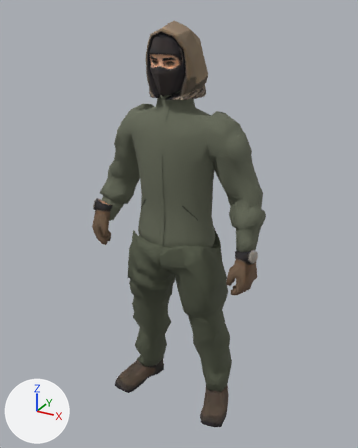
Renders of the glTF model assets/models/operators/recon-modular.glb from each side of a commit.
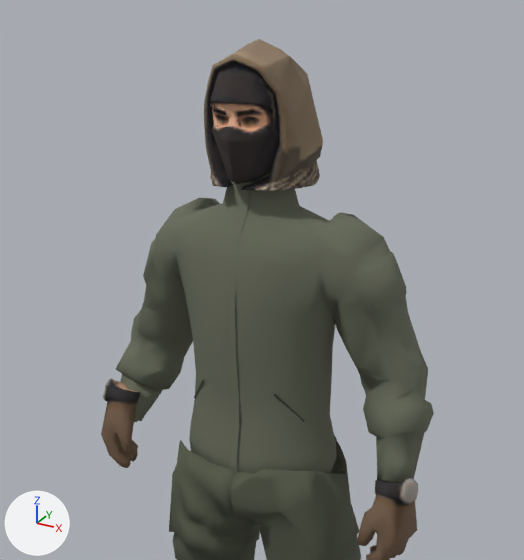
Each version appears first whole from a 50 mm lens placed at (1.017, -1.819, 1.902), pointed at (0.001, 0.028, 0.978), and next in a close-up on the part from 11% to 87% of the width and 0% to 65% of the height. Arrows for +X, +Y and +Z are at lower left; the lights stay in place. The last two pictures show the newer version. Vertices at exactly the same position are counted once.

In view in the first close-up: 'SK_CM_Cuff_R', 'SK_CM_Glove_L', 'SK_CM_Glove_R', 'SK_CM_Hood', 'SK_CM_Jacket', 'SK_CM_Neck', 'SK_CM_Placket', 'SK_CM_Trousers_L', 'SK_CM_Trousers_R' and 2 more.
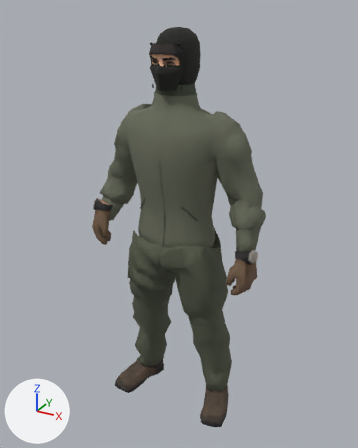
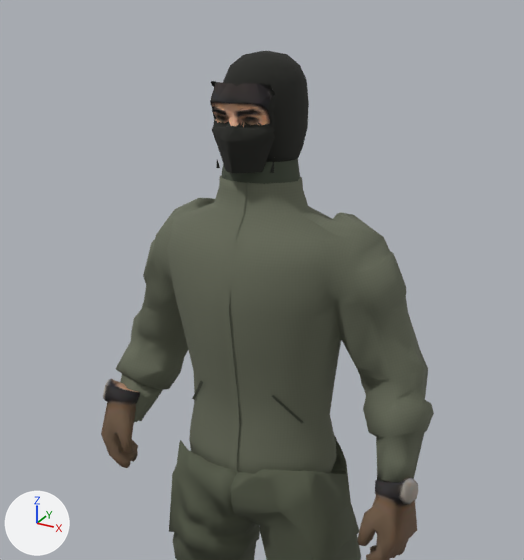
Diff of the bpy script that builds the scene:
```diff
--- a/assets/models/operators/recon-modular.glb.py
+++ b/assets/models/operators/recon-modular.glb.py
@@ img_m_cm_headcover_albedo @@
+img_m_cm_headcover_albedo = load_image('M_CM_HeadCover_Albedo', '_unpacked/M_CM_HeadCover_Albedo', 256, 256, 'sRGB')
@@ mat_m_cm_headcover @@
+mat_m_cm_headcover = principled_material('M_CM_HeadCover')
+mat_m_cm_headcover.texture = img_m_cm_headcover_albedo
+mat_m_cm_headcover.roughness = 0.92
@@ me_sk_cm_jacket @@
 # used by ob_sk_cm_jacket; location = (0.0, 0.0, 0.0)
-me_sk_cm_jacket.from_pydata(...)  # 652 vertices, 1300 faces; spans x -0.407..0.403, y -0.132..0.138, z 0.909..1.576
+me_sk_cm_jacket.from_pydata(...)  # 652 vertices, 1300 faces; spans x -0.407..0.403, y -0.154..0.156, z 0.909..1.576
+# me_sk_cm_jacket part 1: 104 vertices moved from x -0.324..0.211, y -0.13..0.132, z 0.909..1.555 to x -0.325..0.209, y -0.154..0.156, z 0.911..1.575; 183 vertices removed from x -0.257..0.231, y -0.126..0.137, z 0.909..1.576; 182 vertices added at x -0.258..0.232, y -0.136..0.137, z 0.909..1.576
+# other edits to the shape of me_sk_cm_jacket do not show in these pictures
 me_sk_cm_jacket.materials.append(mat_m_cm_jacket)
@@ me_sk_cm_neck @@
 # used by ob_sk_cm_neck; location = (0.0, 0.0, 0.0)
-me_sk_cm_neck.from_pydata(...)  # 36 vertices, 68 faces; spans x -0.073..0.073, y -0.061..0.061, z 1.5..1.615
+me_sk_cm_neck.from_pydata(...)  # 36 vertices, 68 faces; spans x -0.09..0.09, y -0.075..0.075, z 1.5..1.615
+# me_sk_cm_neck part 2: the whole mesh is rebuilt
 me_sk_cm_neck.materials.append(mat_m_cm_neck)
@@ me_sk_cm_placket @@
 # used by ob_sk_cm_placket; location = (0.0, 0.0, 0.0)
-me_sk_cm_placket.from_pydata(...)  # 22 vertices, 20 faces; spans x -0.01..0.01, y -0.133..-0.066, z 0.935..1.576
+me_sk_cm_placket.from_pydata(...)  # 22 vertices, 20 faces; spans x -0.01..0.01, y -0.156..-0.08, z 0.935..1.576
+# me_sk_cm_placket part 3: 16 of 22 vertices moved; they spanned x -0.01..0.01, y -0.132..-0.066, z 1.115..1.576 and now span x -0.01..0.01, y -0.156..-0.08, z 1.115..1.576; mean shift (0.0, -0.015, 0.0); largest move (0.01, -0.123, 1.415) -> (0.01, -0.148, 1.415)
+# other edits to the shape of me_sk_cm_placket do not show in these pictures
 me_sk_cm_placket.materials.append(mat_m_cm_jacket)
@@ me_sk_cm_head @@
+me_sk_cm_head.from_pydata(...)  # 216 vertices, 428 faces; spans x -0.087..0.087, y -0.086..0.126, z 1.577..1.827
+me_sk_cm_head.materials.append(mat_m_cm_headcover)  # picture img_m_cm_headcover_albedo
@@ me_sk_cm_face @@
+me_sk_cm_face.from_pydata(...)  # 552 vertices, 933 faces; spans x -0.069..0.069, y -0.131..-0.064, z 1.599..1.772
+# faces by material slot: [452, 481]
+me_sk_cm_face.materials.append(mat_m_gr_face)  # picture img_generated_recon_albedo
+me_sk_cm_face.materials.append(mat_m_cm_headcover)  # picture img_m_cm_headcover_albedo
@@ ob_sk_cm_hood @@
-ob_sk_cm_hood = bpy.data.objects.new('SK_CM_Hood', me_sk_cm_hood)
-ob_sk_cm_hood.location = (0.0, 0.0, 0.0)
@@ ob_sk_cm_head @@
+ob_sk_cm_head = bpy.data.objects.new('SK_CM_Head', me_sk_cm_head)
+ob_sk_cm_head.location = (0.0, 0.0, 0.0)
@@ ob_sk_cm_face @@
+ob_sk_cm_face = bpy.data.objects.new('SK_CM_Face', me_sk_cm_face)
+ob_sk_cm_face.location = (0.0, 0.0, 0.0)
```

What differs and where, as boxes (x1, y1, x2, y2) in the close-ups (524 x 560 px; the box of a moved part takes in the faces that stretch with it):
'SK_CM_Jacket', reshaped
    before: (116, 181, 434, 483)
    after: (116, 175, 434, 483)
'SK_CM_Hood', deleted
    before: (204, 39, 323, 191)
    faces in mat_m_gr_face (picture img_generated_recon_albedo): (206, 72, 290, 191)
    faces in mat_m_gr_hood (picture img_generated_recon_albedo): (204, 39, 323, 190)
'SK_CM_Face', added
    after: (210, 81, 275, 173)
    faces in mat_m_cm_headcover (picture img_m_cm_headcover_albedo): (210, 81, 275, 173)
    faces in mat_m_gr_face (picture img_generated_recon_albedo): (210, 82, 271, 127)
'SK_CM_Head', added
    after: (223, 51, 309, 162)
'SK_CM_Placket', reshaped (8% wider)
    before: (227, 182, 250, 471)
    after: (221, 182, 246, 471)
part 1 of me_sk_cm_jacket, moved or reshaped
    before: (165, 181, 354, 425)
    after: (165, 175, 354, 425)
part 2 of me_sk_cm_neck, moved or reshaped (mostly hidden before)
    before: (250, 172, 270, 182)
    after: (221, 159, 300, 184)
part 3 of me_sk_cm_placket, moved or reshaped
    before: (227, 182, 250, 398)
    after: (226, 182, 246, 398)
